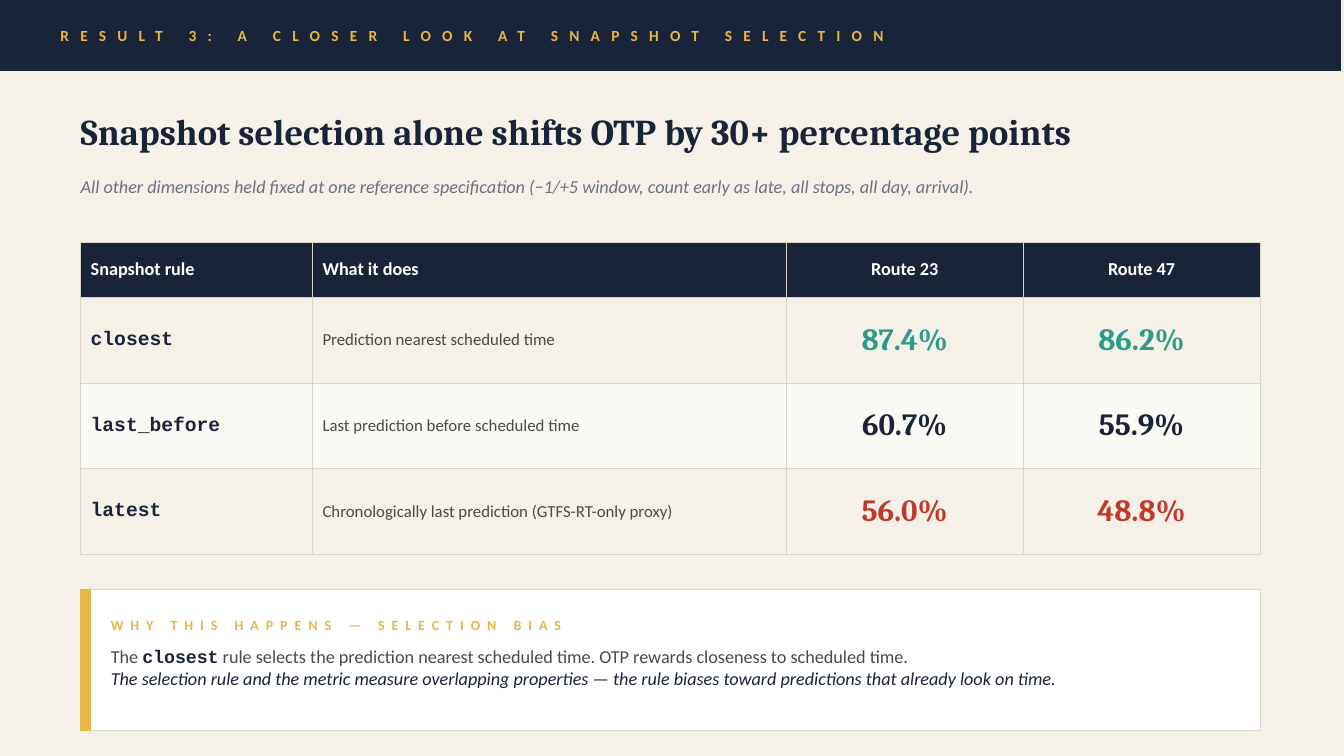
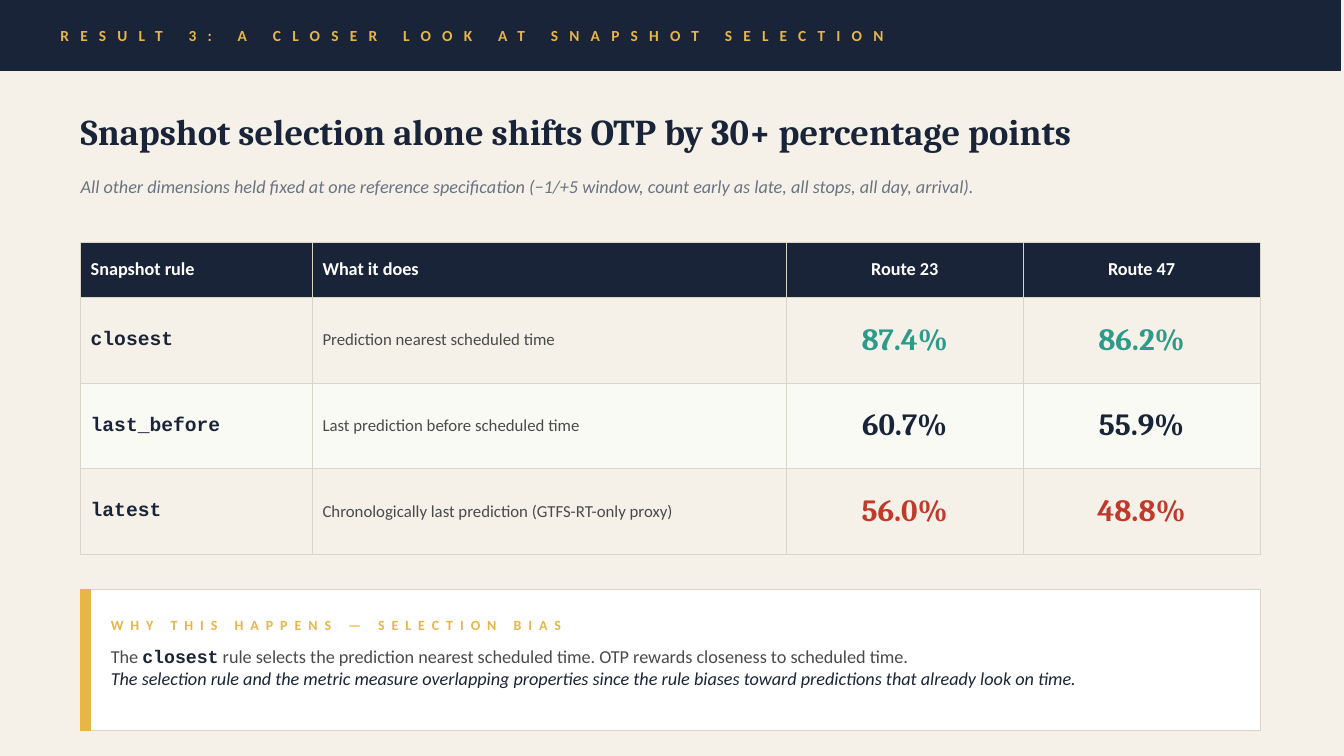
Before and after one commit to tobibussiek/TransitKPIFramework, a slide deck: slide 8 of docs/KPI_Robustness_Final_Presentation.pptx. Drawn at 1344x756 pixels with LibreOffice and Linux fonts; fonts in the diff are those of the drawing. Boxes give left, top, right and bottom in pixels: in the first picture for what was removed or moved away, otherwise in the second. Text is boxed around its words. In the diff, an @@ line names an element or a change of style, - is before the commit and + after.

```diff
--- a/docs/KPI_Robustness_Final_Presentation.pptx
+++ b/docs/KPI_Robustness_Final_Presentation.pptx
@@ text at <box>111,672,1076,688</box>: text changed @@
-The selection rule and the metric measure overlapping properties — the rule biases toward predictions that already look on time.
+The selection rule and the metric measure overlapping properties since the rule biases toward predictions that already look on time.
```
Also in this commit, not shown: 5 other slides changed, 4 other files.
